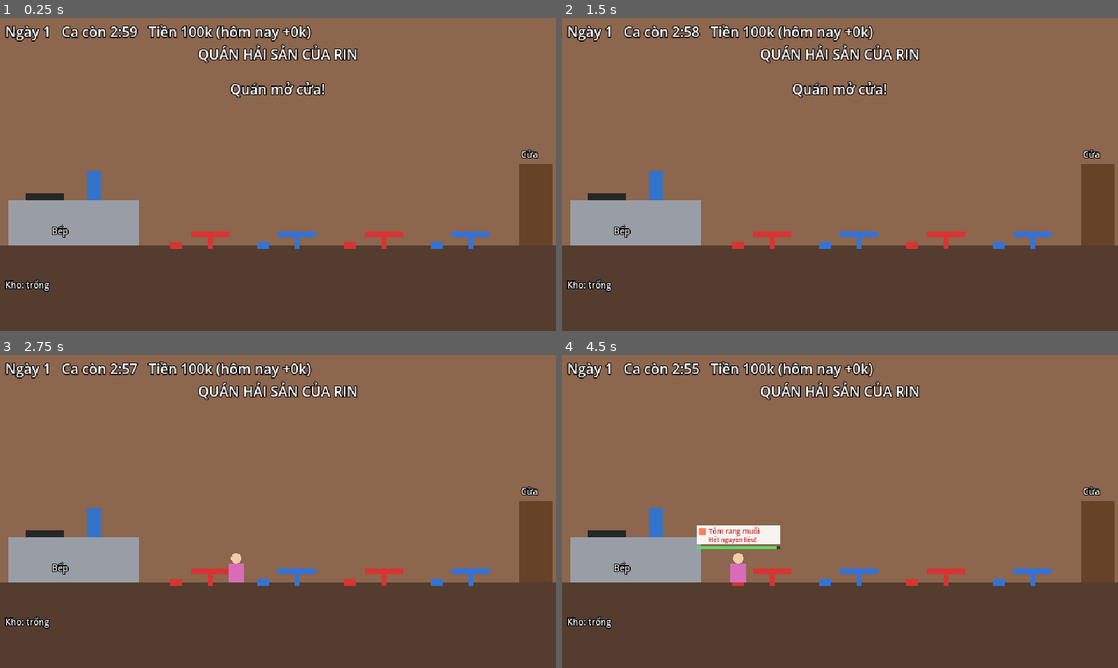
Above: before the commit, frames 1-4 (two rows, left to right).
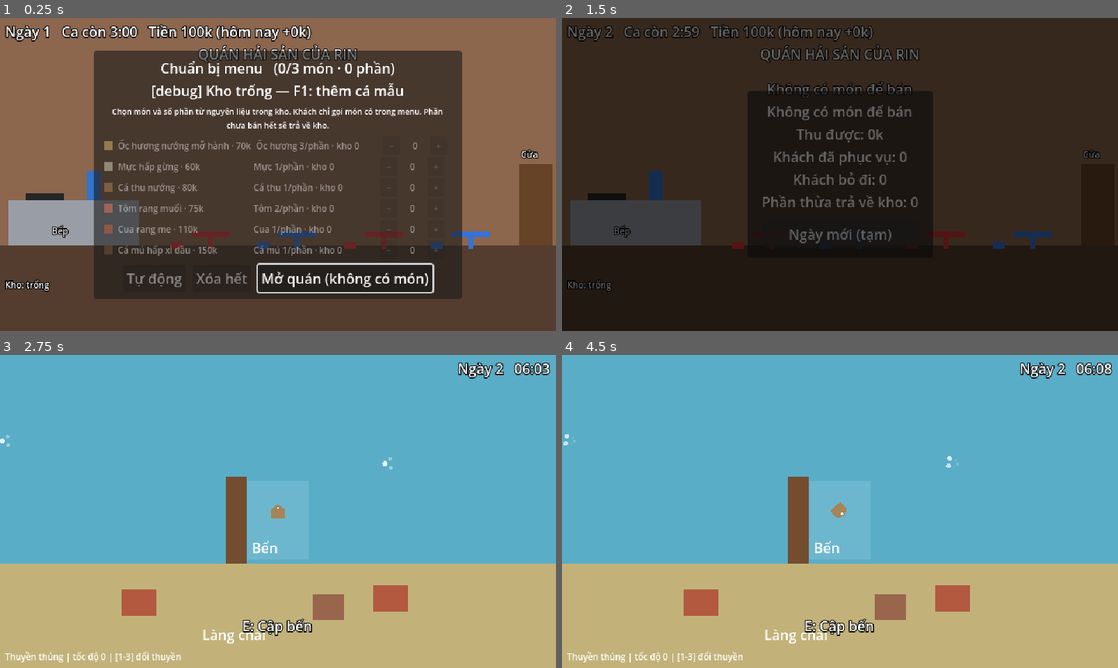
Above: after the commit, the same moments.

Repository: Th1nh2411/tide-then-table
Game: Godot game, scene res://scenes/restaurant/restaurant_scene.tscn
Same seed, same stepped clock (60 frames per second), same inputs: the game is played once before the commit and once after it. This scene is started directly instead of the project's main scene.
Inputs (mouse positions are in pixels of both pictures, inside the frame that each line leads up to):
- Up to frame 1 (0.25 s): no input
- Up to frame 2 (1.5 s): click (906, 277) at 0.5 s, where only the run after the commit has a clickable "Mở quán (không có món)"; click (840, 233) at 1.25 s, where only the run after the commit has a clickable "Ngày mới (tạm)"
- Up to frame 3 (2.75 s): drag from (417, 567) to (333, 442) at 2.02 s
- Up to frame 4 (4.5 s): drag from (728, 527) to (812, 574) at 2.77 s; move the mouse to (895, 442) at 3.52 s; hold D (turn_right) 3.53-4.25 s; hold Tab (open_hold) 3.53-4.25 s; click (840, 596) at 4.25 s, where only the run after the commit has a clickable "Đóng"

The runs differ from the first frame. In frame 1, 52% of the frame differs, in the area x 16-84%, y 2-90%; in frame 2, 99%; in frame 3, 100%, in the area x 0-100%, y 0-100%; in frame 4, 100%.

Commit message:
feat(restaurant): add pre-shift menu planning from storage

Diff:
--- /dev/null
+++ b/data/dishes/ca_mu_hap_xi_dau.tres
@@ -0,0 +1,12 @@
+[gd_resource type="Resource" script_class="DishData" format=3]
+
+[ext_resource type="Script" path="res://data/resources/dish_data.gd" id="1_dish"]
+
+[resource]
+script = ExtResource("1_dish")
+id = "ca_mu_hap_xi_dau"
+display_name = "Cá mú hấp xì dầu"
+ingredients = Dictionary[String, int]({"ca_mu": 1})
+cook_type = 1
+base_price = 150
+color = Color(0.5, 0.35, 0.25, 1)
--- a/data/dishes/menu.tres
+++ b/data/dishes/menu.tres
@@ -7,7 +7,8 @@
 [ext_resource type="Resource" path="res://data/dishes/ca_thu_nuong.tres" id="4_ca_thu_nuong"]
 [ext_resource type="Resource" path="res://data/dishes/tom_rang_muoi.tres" id="5_tom_rang_muoi"]
 [ext_resource type="Resource" path="res://data/dishes/cua_rang_me.tres" id="6_cua_rang_me"]
+[ext_resource type="Resource" path="res://data/dishes/ca_mu_hap_xi_dau.tres" id="7_ca_mu_hap_xi_dau"]
 
 [resource]
 script = ExtResource("1_catalog")
-dishes = Array[ExtResource("1_dishdata")]([ExtResource("2_oc_huong_nuong_mo_hanh"), ExtResource("3_muc_hap_gung"), ExtResource("4_ca_thu_nuong"), ExtResource("5_tom_rang_muoi"), ExtResource("6_cua_rang_me")])
+dishes = Array[ExtResource("1_dishdata")]([ExtResource("2_oc_huong_nuong_mo_hanh"), ExtResource("3_muc_hap_gung"), ExtResource("4_ca_thu_nuong"), ExtResource("5_tom_rang_muoi"), ExtResource("6_cua_rang_me"), ExtResource("7_ca_mu_hap_xi_dau")])
--- a/scenes/restaurant/customer_manager.gd
+++ b/scenes/restaurant/customer_manager.gd
@@ -1,18 +1,17 @@
 class_name CustomerManager
 extends Node
 ## Runs the customers during a shift: spawns them at random intervals into
-## free seats, picks their orders (setting the ingredients aside), starts
-## cooking when one is clicked, and pays out when the dish is done.
+## free seats, has them order from today's MenuPlan (taking one portion),
+## starts cooking when one is clicked, and pays out when the dish is done.
+## Customers only come while the menu still has portions left.
 
 signal customer_served(price: int, tip: int)
 signal customer_left_angry
-signal storage_changed
 ## Always emitted when a cooking attempt ends (even if the customer is gone).
 signal cooking_ended
 signal message_requested(text: String)
 
 @export var customer_scene: PackedScene
-@export var menu: DishCatalog
 @export var cooking: CookingOverlay
 ## Parent node for customer nodes (and floating money text).
 @export var customer_layer: Control
@@ -27,6 +26,7 @@
 @export var tip_patience_threshold: float = 0.5
 
 var _seats: Array[Customer] = []
+var _plan: MenuPlan
 var _accepting: bool = false
 var _spawn_left: float = 0.0
 var _cooking_customer: Customer
@@ -39,7 +39,8 @@
 	cooking.finished.connect(_on_cooking_finished)
 
 
-func start_shift() -> void:
+func start_shift(plan: MenuPlan) -> void:
+	_plan = plan
 	_accepting = true
 	_spawn_left = first_spawn_delay
 
@@ -57,6 +58,11 @@
 	return _cooking_customer != null
 
 
+## No one seated (or walking in) and nothing on the stove.
+func is_idle() -> bool:
+	return not is_cooking() and _seats.all(func(c: Customer) -> bool: return c == null)
+
+
 func _process(delta: float) -> void:
 	if not _accepting:
 		return
@@ -68,18 +74,18 @@
 
 func _try_spawn() -> void:
 	var seat := _seats.find(null)
-	if seat == -1:
+	var dishes := _plan.available_dishes()
+	if seat == -1 or dishes.is_empty():
 		return
 	var customer: Customer = customer_scene.instantiate()
-	customer.dish = KitchenLogic.pick_order(menu.dishes, GameState.storage, _rng)
-	customer.ingredients = KitchenLogic.take_ingredients(customer.dish, GameState.storage)
+	customer.dish = dishes[_rng.randi() % dishes.size()]
+	customer.ingredients = _plan.take_portion(customer.dish)
 	customer.position = door_position
 	customer.clicked.connect(_on_customer_clicked)
 	customer.patience_ran_out.connect(_send_away.bind(true))
 	_seats[seat] = customer
 	customer_layer.add_child(customer)
 	customer.walk_to(seat_positions[seat])
-	storage_changed.emit()
 
 
 func _on_customer_clicked(customer: Customer) -> void:
@@ -109,18 +115,17 @@
 	cooking_ended.emit()
 
 
-## Customer leaves without being served; set-aside ingredients go back to storage.
+## Customer leaves without being served; their portion goes back on the menu.
 func _send_away(customer: Customer, angry: bool) -> void:
 	if customer.state == Customer.State.LEAVING:
 		return
-	GameState.storage.append_array(customer.ingredients)
+	_plan.return_portion(customer.dish, customer.ingredients)
 	customer.ingredients.clear()
 	_free_seat(customer)
 	if angry:
 		_float_text(customer.position, "Bỏ đi!")
 		customer_left_angry.emit()
 	customer.leave(door_position)
-	storage_changed.emit()
 
 
 func _free_seat(customer: Customer) -> void:
--- /dev/null
+++ b/scenes/restaurant/menu_setup_panel.gd
@@ -0,0 +1,114 @@
+class_name MenuSetupPanel
+extends PanelContainer
+## Pre-shift menu builder (Dave the Diver style). One row per dish with
+## +/- portion buttons; a dish is only addable while there is a free menu
+## slot and enough ingredients left in storage.
+
+signal confirmed
+
+@export var font_size: int = 10
+@export var swatch_size: Vector2 = Vector2(10, 10)
+## Dims rows that can't be added and have no portions.
+@export var unavailable_alpha: float = 0.45
+
+var _plan: MenuPlan
+var _menu: DishCatalog
+var _fish_names: Dictionary = {}  # fish_id -> display name
+## DishData -> { "row", "stock", "count", "plus", "minus" }
+var _rows: Dictionary = {}
+
+@onready var _title_label: Label = %MenuTitleLabel
+@onready var _rows_box: VBoxContainer = %RowsBox
+@onready var _auto_button: Button = %AutoButton
+@onready var _clear_button: Button = %ClearButton
+@onready var _open_button: Button = %OpenButton
+
+
+func setup(plan: MenuPlan, menu: DishCatalog, fish_catalog: FishCatalog) -> void:
+	_plan = plan
+	_menu = menu
+	for fish in fish_catalog.fish:
+		_fish_names[fish.id] = fish.display_name
+	for dish in menu.dishes:
+		_build_row(dish)
+	_plan.changed.connect(_refresh)
+	_auto_button.pressed.connect(func() -> void: _plan.auto_fill(_menu.dishes, GameState.storage))
+	_clear_button.pressed.connect(func() -> void: _plan.clear(GameState.storage))
+	_open_button.pressed.connect(func() -> void: confirmed.emit())
+	_refresh()
+	_open_button.grab_focus()
+
+
+func _build_row(dish: DishData) -> void:
+	var row := HBoxContainer.new()
+	row.add_theme_constant_override("separation", 6)
+
+	var swatch := ColorRect.new()
+	swatch.custom_minimum_size = swatch_size
+	swatch.size_flags_vertical = Control.SIZE_SHRINK_CENTER
+	swatch.color = dish.color
+	row.add_child(swatch)
+
+	var name_label := _label("%s · %dk" % [dish.display_name, dish.base_price], 150)
+	row.add_child(name_label)
+	var stock_label := _label("", 140)
+	row.add_child(stock_label)
+
+	var minus := _button("−")
+	minus.pressed.connect(func() -> void: _plan.remove_portion(dish, GameState.storage))
+	row.add_child(minus)
+	var count_label := _label("0", 22)
+	count_label.horizontal_alignment = HORIZONTAL_ALIGNMENT_CENTER
+	row.add_child(count_label)
+	var plus := _button("+")
+	plus.pressed.connect(func() -> void: _plan.add_portion(dish, GameState.storage))
+	row.add_child(plus)
+
+	_rows_box.add_child(row)
+	_rows[dish] = {"row": row, "stock": stock_label, "count": count_label, "plus": plus, "minus": minus}
+
+
+func _refresh() -> void:
+	_title_label.text = "Chuẩn bị menu   (%d/%d món · %d phần)" % [
+		_plan.get_dishes().size(), _plan.slots, _plan.total_portions()]
+	var counts := KitchenLogic.count_by_fish(GameState.storage)
+	for dish: DishData in _rows:
+		var widgets: Dictionary = _rows[dish]
+		var portions := _plan.get_portion_count(dish)
+		var can_add := _plan.can_add(dish, GameState.storage)
+		widgets.count.text = str(portions)
+		widgets.plus.disabled = not can_add
+		widgets.minus.disabled = portions == 0
+		widgets.stock.text = _stock_text(dish, counts)
+		widgets.row.modulate.a = 1.0 if can_add or portions > 0 else unavailable_alpha
+	_clear_button.disabled = _plan.total_portions() == 0
+	_auto_button.disabled = _menu.dishes.all(func(d: DishData) -> bool: return not _plan.can_add(d, GameState.storage))
+	_open_button.text = "Mở quán" if _plan.total_portions() > 0 else "Mở quán (không có món)"
+	if OS.is_debug_build() and GameState.storage.is_empty() and _plan.total_portions() == 0:
+		_title_label.text += "\n[debug] Kho trống — F1: thêm cá mẫu"
+
+
+## e.g. "Ốc hương 3/phần · kho 5"
+func _stock_text(dish: DishData, counts: Dictionary) -> String:
+	var parts: PackedStringArray = []
+	for fish_id in dish.ingredients:
+		parts.append("%s %d/phần · kho %d" % [
+			_fish_names.get(fish_id, fish_id), dish.ingredients[fish_id], counts.get(fish_id, 0)])
+	return ", ".join(parts)
+
+
+func _label(text: String, min_width: float) -> Label:
+	var label := Label.new()
+	label.text = text
+	label.custom_minimum_size.x = min_width
+	label.add_theme_font_size_override("font_size", font_size)
+	label.size_flags_vertical = Control.SIZE_SHRINK_CENTER
+	return label
+
+
+func _button(text: String) -> Button:
+	var button := Button.new()
+	button.text = text
+	button.custom_minimum_size = Vector2(20, 0)
+	button.add_theme_font_size_override("font_size", font_size)
+	return button
--- a/scenes/restaurant/restaurant_scene.gd
+++ b/scenes/restaurant/restaurant_scene.gd
@@ -1,23 +1,31 @@
 extends Control
-## Restaurant screen (side view). Runs the selling shift: the length comes
-## from the sea trip (late return = shorter shift). Shows money, shift time
-## and storage, and a simple summary when the shift ends.
+## Restaurant screen (side view).
+## Flow: prepare today's menu from storage -> open -> serve customers until
+## the shift timer runs out or the menu sells out -> leftovers go back to
+## storage -> summary. Shift length comes from the sea trip (late = shorter).
 ## Phase 7 replaces the summary with the full day summary + upgrade shop.
 
 const SEA_SCENE_PATH: String = "res://scenes/sea/sea_scene.tscn"
 
 ## Full selling shift length in real seconds when back on time.
 @export var base_shift_seconds: float = 180.0
+@export var menu: DishCatalog
+@export var fish_catalog: FishCatalog
+## How many different dishes the menu can hold.
+@export var menu_slots: int = 3
 @export var message_seconds: float = 1.5
 
+var _plan: MenuPlan
 var _time_left: float = 0.0
 var _shift_running: bool = false
+var _shift_over: bool = false
 var _earned_today: int = 0
 var _served: int = 0
 var _left_angry: int = 0
 var _message_token: int = 0
 
 @onready var _customers: CustomerManager = $CustomerManager
+@onready var _menu_panel: MenuSetupPanel = %MenuSetupPanel
 @onready var _top_label: Label = %TopLabel
 @onready var _storage_label: Label = %StorageLabel
 @onready var _message_label: Label = %MessageLabel
@@ -30,14 +38,27 @@
 	_summary_panel.hide()
 	_message_label.hide()
 	_customers.customer_served.connect(_on_customer_served)
-	_customers.customer_left_angry.connect(_on_customer_left_angry)
-	_customers.storage_changed.connect(_refresh_storage)
+	_customers.customer_left_angry.connect(func() -> void: _left_angry += 1)
 	_customers.message_requested.connect(_show_message)
 	_next_day_button.pressed.connect(_on_next_day_pressed)
 
+	_plan = MenuPlan.new(menu_slots)
+	_plan.changed.connect(_refresh_storage)
+	_menu_panel.setup(_plan, menu, fish_catalog)
+	_menu_panel.confirmed.connect(_open_shop)
+	_menu_panel.show()
 	_time_left = get_shift_seconds()
+	_refresh_storage()
+
+
+func get_shift_seconds() -> float:
+	return base_shift_seconds * GameState.shift_ratio
+
+
+func _open_shop() -> void:
+	_menu_panel.hide()
 	_shift_running = true
-	_customers.start_shift()
+	_customers.start_shift(_plan)
 	var late_text := ""
 	if GameState.was_towed:
 		late_text = " (bị kéo về, ca bán ngắn nhất)"
@@ -47,28 +68,42 @@
 	_refresh_storage()
 
 
-func get_shift_seconds() -> float:
-	return base_shift_seconds * GameState.shift_ratio
+# Debug builds: F1 during menu setup adds one of every fish to storage,
+# so the restaurant can be tested with F6 without a sea trip.
+func _unhandled_input(event: InputEvent) -> void:
+	var key := event as InputEventKey
+	if not OS.is_debug_build() or key == null or not key.pressed or key.physical_keycode != KEY_F1:
+		return
+	if not _menu_panel.visible:
+		return
+	for fish in fish_catalog.fish:
+		GameState.storage.append(InventoryItem.new(fish, 1.0))
+	_plan.changed.emit()  # refresh panel + storage line
 
 
 func _process(delta: float) -> void:
 	if _shift_running:
 		_time_left = maxf(_time_left - delta, 0.0)
 		if _time_left <= 0.0:
-			_end_shift()
+			_end_shift("Hết giờ bán!")
+		elif _plan.is_sold_out() and _customers.is_idle():
+			_end_shift("Bán hết món!" if _plan.get_dishes().size() > 0 else "Không có món để bán")
 	_top_label.text = "Ngày %d   Ca còn %d:%02d   Tiền %dk (hôm nay +%dk)" % [
 		GameState.day, int(_time_left) / 60, int(_time_left) % 60, GameState.money, _earned_today]
 
 
-func _end_shift() -> void:
+func _end_shift(reason: String) -> void:
 	_shift_running = false
 	_customers.stop_shift()
-	_show_message("Hết giờ bán!")
+	_show_message(reason)
 	# Let the dish on the stove finish before closing up.
 	if _customers.is_cooking():
 		await _customers.cooking_ended
-	_summary_label.text = "Hết ca!\nThu được: %dk\nKhách đã phục vụ: %d\nKhách bỏ đi: %d" % [
-		_earned_today, _served, _left_angry]
+	var leftover := _plan.total_portions()
+	_plan.clear(GameState.storage)
+	_shift_over = true
+	_summary_label.text = "%s\nThu được: %dk\nKhách đã phục vụ: %d\nKhách bỏ đi: %d\nPhần thừa trả về kho: %d" % [
+		reason, _earned_today, _served, _left_angry, leftover]
 	_summary_panel.show()
 	_next_day_button.grab_focus()
 
@@ -78,18 +113,22 @@
 	_served += 1
 
 
-func _on_customer_left_angry() -> void:
-	_left_angry += 1
-
-
 func _refresh_storage() -> void:
+	var lines: PackedStringArray = []
+	if _shift_running:
+		var menu_parts: PackedStringArray = []
+		for dish in _plan.get_dishes():
+			var left := _plan.get_portion_count(dish)
+			menu_parts.append("%s %s" % [dish.display_name, ("còn %d" % left) if left > 0 else "(hết)"])
+		lines.append("Menu: " + " · ".join(menu_parts))
 	var counts := KitchenLogic.count_by_fish(GameState.storage)
 	var parts: PackedStringArray = []
 	for item: InventoryItem in GameState.storage:
 		var entry := "%s x%d" % [item.fish.display_name, counts[item.fish.id]]
 		if not parts.has(entry):
 			parts.append(entry)
-	_storage_label.text = "Kho: " + (", ".join(parts) if not parts.is_empty() else "trống")
+	lines.append("Kho: " + (", ".join(parts) if not parts.is_empty() else "trống"))
+	_storage_label.text = "\n".join(lines)
 
 
 func _show_message(text: String) -> void:
--- a/scenes/restaurant/restaurant_scene.tscn
+++ b/scenes/restaurant/restaurant_scene.tscn
@@ -5,6 +5,8 @@
 [ext_resource type="PackedScene" path="res://scenes/restaurant/customer.tscn" id="3_customer"]
 [ext_resource type="Resource" path="res://data/dishes/menu.tres" id="4_menu"]
 [ext_resource type="PackedScene" path="res://scenes/restaurant/cooking/cooking_overlay.tscn" id="5_cooking"]
+[ext_resource type="Resource" path="res://data/fish/fish_catalog.tres" id="6_fish"]
+[ext_resource type="Script" path="res://scenes/restaurant/menu_setup_panel.gd" id="7_menupanel"]
 
 [node name="RestaurantScene" type="Control"]
 layout_mode = 3
@@ -14,6 +16,8 @@
 grow_horizontal = 2
 grow_vertical = 2
 script = ExtResource("1_rest")
+menu = ExtResource("4_menu")
+fish_catalog = ExtResource("6_fish")
 
 [node name="Room" type="Control" parent="."]
 anchors_preset = 0
@@ -311,10 +315,71 @@
 layout_mode = 2
 text = "Ngày mới (tạm)"
 
+[node name="MenuSetupPanel" type="PanelContainer" parent="."]
+unique_name_in_owner = true
+layout_mode = 1
+anchors_preset = 8
+anchor_left = 0.5
+anchor_top = 0.5
+anchor_right = 0.5
+anchor_bottom = 0.5
+grow_horizontal = 2
+grow_vertical = 2
+script = ExtResource("7_menupanel")
+
+[node name="Margin" type="MarginContainer" parent="MenuSetupPanel"]
+layout_mode = 2
+theme_override_constants/margin_left = 12
+theme_override_constants/margin_top = 8
+theme_override_constants/margin_right = 12
+theme_override_constants/margin_bottom = 8
+
+[node name="VBox" type="VBoxContainer" parent="MenuSetupPanel/Margin"]
+layout_mode = 2
+theme_override_constants/separation = 6
+
+[node name="MenuTitleLabel" type="Label" parent="MenuSetupPanel/Margin/VBox"]
+unique_name_in_owner = true
+layout_mode = 2
+text = "Chuẩn bị menu"
+horizontal_alignment = 1
+
+[node name="HintLabel" type="Label" parent="MenuSetupPanel/Margin/VBox"]
+custom_minimum_size = Vector2(400, 0)
+layout_mode = 2
+theme_override_font_sizes/font_size = 9
+text = "Chọn món và số phần từ nguyên liệu trong kho. Khách chỉ gọi món có trong menu. Phần chưa bán hết sẽ trả về kho."
+horizontal_alignment = 1
+autowrap_mode = 3
+
+[node name="RowsBox" type="VBoxContainer" parent="MenuSetupPanel/Margin/VBox"]
+unique_name_in_owner = true
+layout_mode = 2
+theme_override_constants/separation = 2
+
+[node name="Buttons" type="HBoxContainer" parent="MenuSetupPanel/Margin/VBox"]
+layout_mode = 2
+alignment = 1
+theme_override_constants/separation = 8
+
+[node name="AutoButton" type="Button" parent="MenuSetupPanel/Margin/VBox/Buttons"]
+unique_name_in_owner = true
+layout_mode = 2
+text = "Tự động"
+
+[node name="ClearButton" type="Button" parent="MenuSetupPanel/Margin/VBox/Buttons"]
+unique_name_in_owner = true
+layout_mode = 2
+text = "Xóa hết"
+
+[node name="OpenButton" type="Button" parent="MenuSetupPanel/Margin/VBox/Buttons"]
+unique_name_in_owner = true
+layout_mode = 2
+text = "Mở quán"
+
 [node name="CustomerManager" type="Node" parent="." node_paths=PackedStringArray("cooking", "customer_layer")]
 script = ExtResource("2_mgr")
 customer_scene = ExtResource("3_customer")
-menu = ExtResource("4_menu")
 cooking = NodePath("../CookingOverlay")
 customer_layer = NodePath("../CustomerLayer")
 seat_positions = Array[Vector2]([Vector2(194, 228), Vector2(294, 228), Vector2(394, 228), Vector2(494, 228)])
--- a/scenes/test/cooking_test.gd
+++ b/scenes/test/cooking_test.gd
@@ -46,8 +46,7 @@
 	_check("can cook with 3 ốc", KitchenLogic.can_cook(oc_dish, storage))
 	_check("can't cook cua without cua", not KitchenLogic.can_cook(cua_dish, storage))
 
-	var rng := RandomNumberGenerator.new()
-	_check("order prefers cookable dish", KitchenLogic.pick_order(menu.dishes, storage, rng) == oc_dish)
+	_test_menu_plan(oc_dish, cua_dish)
 
 	var taken := KitchenLogic.take_ingredients(oc_dish, storage)
 	_check("took 3 ốc", taken.size() == 3)
@@ -63,6 +62,30 @@
 	var price := KitchenLogic.calc_price(oc_dish, 1.3, taken)
 	_check("price formula (got %d, want 57)" % price, price == 57)
 	_log.insert(0, "KitchenLogic: %s" % ("TẤT CẢ PASS" if _failures == 0 else "%d FAIL" % _failures))
+
+
+func _test_menu_plan(oc_dish: DishData, cua_dish: DishData) -> void:
+	var storage: Array = []
+	for i in 7:
+		storage.append(_item("oc_huong", 1.0, 100))
+	storage.append(_item("cua", 1.0, 100))
+	var plan := MenuPlan.new(1)
+	_check("max portions 7 ốc -> 2", MenuPlan.max_portions(oc_dish, storage) == 2)
+	_check("add portion", plan.add_portion(oc_dish, storage) and storage.size() == 5)
+	_check("slot limit blocks 2nd dish", not plan.add_portion(cua_dish, storage))
+	plan.add_portion(oc_dish, storage)
+	_check("no stock for 3rd portion", not plan.add_portion(oc_dish, storage))
+	plan.remove_portion(oc_dish, storage)
+	_check("remove returns ingredients", storage.size() == 5 and plan.get_portion_count(oc_dish) == 1)
+	var portion := plan.take_portion(oc_dish)
+	_check("take portion", portion.size() == 3 and plan.is_sold_out())
+	plan.return_portion(oc_dish, portion)
+	_check("return portion", plan.get_portion_count(oc_dish) == 1)
+	plan.clear(storage)
+	_check("clear returns all", storage.size() == 8 and plan.total_portions() == 0)
+	var auto := MenuPlan.new(3)
+	auto.auto_fill(menu.dishes, storage)
+	_check("auto fill uses stock (cua + 2 ốc)", auto.get_portion_count(cua_dish) == 1 and auto.get_portion_count(oc_dish) == 2 and storage.size() == 1)
 
 
 func _check(label: String, ok: bool) -> void:
--- a/systems/kitchen/kitchen_logic.gd
+++ b/systems/kitchen/kitchen_logic.gd
@@ -26,17 +26,6 @@
 		if counts.get(fish_id, 0) < dish.ingredients[fish_id]:
 			return false
 	return true
-
-
-## Prefers a dish that can be cooked from storage; otherwise any dish
-## (the customer will end up leaving).
-static func pick_order(menu: Array[DishData], storage: Array, rng: RandomNumberGenerator) -> DishData:
-	var cookable: Array[DishData] = []
-	for dish in menu:
-		if can_cook(dish, storage):
-			cookable.append(dish)
-	var pool := cookable if not cookable.is_empty() else menu
-	return pool[rng.randi() % pool.size()]
 
 
 ## Removes and returns the ingredients for `dish`, oldest (least fresh) first.
--- /dev/null
+++ b/systems/kitchen/menu_plan.gd
@@ -0,0 +1,126 @@
+class_name MenuPlan
+extends RefCounted
+## Today's menu, prepared before opening (Dave the Diver style): up to `slots`
+## dishes, each with a number of portions. Ingredients for every portion are
+## taken out of storage when the portion is added, so customers only order
+## what can really be served. Leftover portions go back to storage at closing.
+
+signal changed
+
+var slots: int = 3
+## DishData -> Array of portions; each portion is an Array[InventoryItem].
+## Insertion order = order the player added dishes.
+var _portions: Dictionary = {}
+
+
+func _init(p_slots: int = 3) -> void:
+	slots = p_slots
+
+
+func get_dishes() -> Array[DishData]:
+	var result: Array[DishData] = []
+	for dish: DishData in _portions:
+		result.append(dish)
+	return result
+
+
+func get_portion_count(dish: DishData) -> int:
+	return _portions[dish].size() if _portions.has(dish) else 0
+
+
+func total_portions() -> int:
+	var total := 0
+	for dish: DishData in _portions:
+		total += _portions[dish].size()
+	return total
+
+
+func is_sold_out() -> bool:
+	return total_portions() == 0
+
+
+## True if one more portion of `dish` can be added (free slot + enough stock).
+func can_add(dish: DishData, storage: Array) -> bool:
+	if not _portions.has(dish) and _portions.size() >= slots:
+		return false
+	return KitchenLogic.can_cook(dish, storage)
+
+
+## How many more portions storage can still make (ignores slots).
+static func max_portions(dish: DishData, storage: Array) -> int:
+	var counts := KitchenLogic.count_by_fish(storage)
+	var result := 999
+	for fish_id in dish.ingredients:
+		result = mini(result, counts.get(fish_id, 0) / dish.ingredients[fish_id])
+	return result
+
+
+func add_portion(dish: DishData, storage: Array) -> bool:
+	if not can_add(dish, storage):
+		return false
+	var items := KitchenLogic.take_ingredients(dish, storage)
+	if not _portions.has(dish):
+		_portions[dish] = []
+	_portions[dish].append(items)
+	changed.emit()
+	return true
+
+
+## Undo one portion during planning: its ingredients go back to storage.
+func remove_portion(dish: DishData, storage: Array) -> void:
+	if get_portion_count(dish) == 0:
+		return
+	storage.append_array(_portions[dish].pop_back())
+	if _portions[dish].is_empty():
+		_portions.erase(dish)
+	changed.emit()
+
+
+## Fill free slots with the most expensive dishes storage can make, as many
+## portions as possible each.
+func auto_fill(menu: Array[DishData], storage: Array) -> void:
+	var by_price := menu.duplicate()
+	by_price.sort_custom(func(a: DishData, b: DishData) -> bool: return a.base_price > b.base_price)
+	for dish: DishData in by_price:
+		while add_portion(dish, storage):
+			pass
+
+
+## Return every portion to storage.
+func clear(storage: Array) -> void:
+	for dish: DishData in _portions:
+		for portion: Array in _portions[dish]:
+			storage.append_array(portion)
+	_portions.clear()
+	changed.emit()
+
+
+# --- During service -------------------------------------------------------
+
+## Dishes that still have at least one portion.
+func available_dishes() -> Array[DishData]:
+	var result: Array[DishData] = []
+	for dish: DishData in _portions:
+		if not _portions[dish].is_empty():
+			result.append(dish)
+	return result
+
+
+## A customer ordered: hand over one portion's ingredients.
+## The dish stays on the menu (with 0 left) so the HUD can show "hết".
+func take_portion(dish: DishData) -> Array[InventoryItem]:
+	var items: Array[InventoryItem] = []
+	if get_portion_count(dish) > 0:
+		items.assign(_portions[dish].pop_back())
+		changed.emit()
+	return items
+
+
+## A customer left without eating: the portion goes back on the menu.
+func return_portion(dish: DishData, items: Array[InventoryItem]) -> void:
+	if items.is_empty():
+		return
+	if not _portions.has(dish):
+		_portions[dish] = []
+	_portions[dish].append(items.duplicate())
+	changed.emit()
Not shown, added: scenes/restaurant/menu_setup_panel.gd.uid
Not shown, added: systems/kitchen/menu_plan.gd.uid
Not shown, changed: PLAN.md
